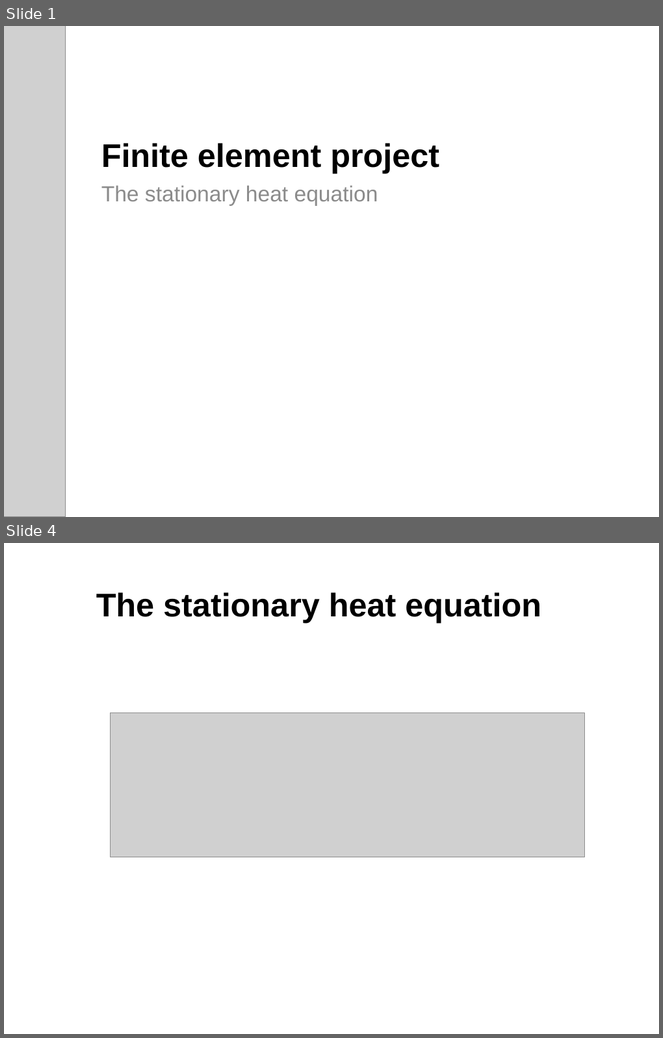
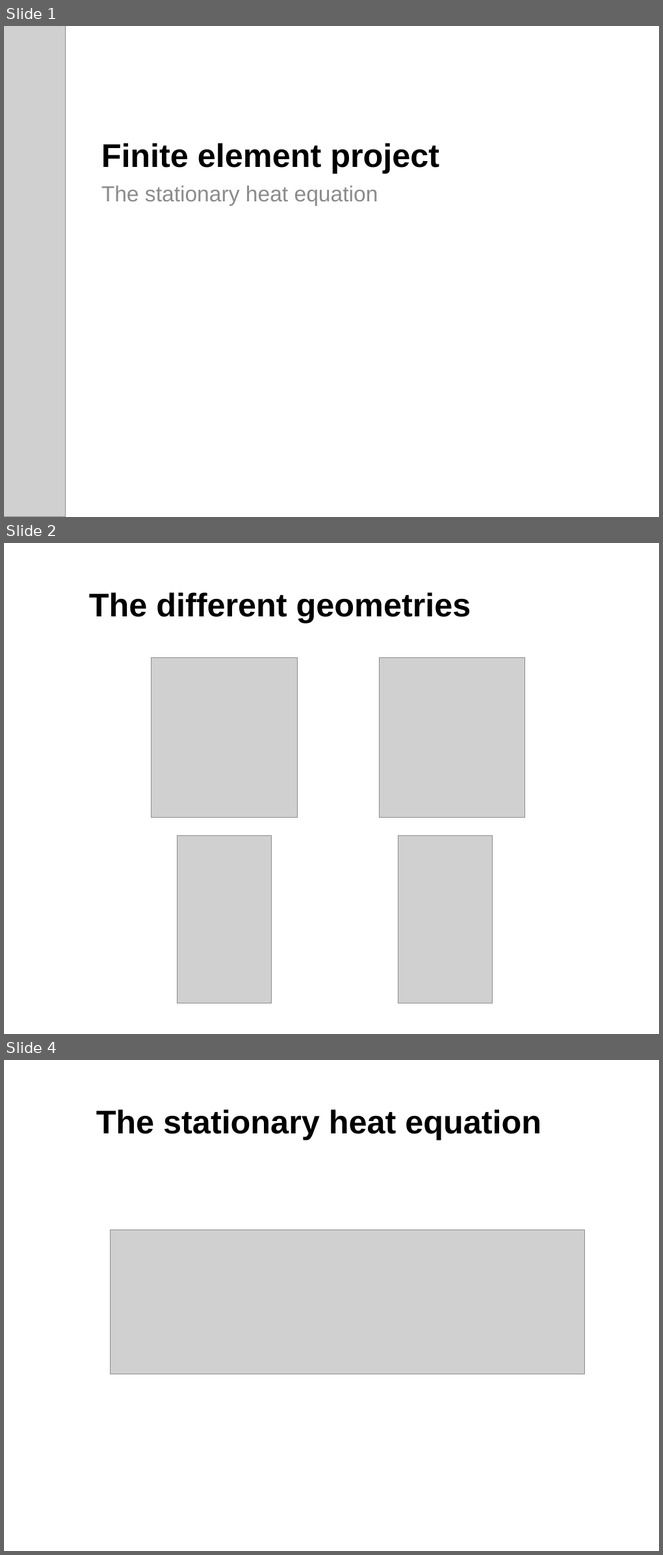
Before and after one commit to N3on1x/tma4220-project, a slide deck: presentation.pptx. Shown one above the other, each under a label of ours: slides 1 and 4 before the commit, slides 1, 2 and 4 after it; the slides between them are not shown. The pictures are 663x1038 and 663x1555 pixels, drawn with LibreOffice and Linux fonts; fonts in the diff are those of the drawing; grey boxes stand for pictures; background and template pictures are left out. Boxes give left, top, right and bottom in pixels: in the first picture for what was removed or moved away, otherwise in the second. Text is boxed around its words. In the diff, an @@ line names an element or a change of style, - is before the commit and + after.

Commit message:
yo

```diff
--- a/presentation.pptx
+++ b/presentation.pptx
@@ slide 2 added at (4, 543, 659, 1034), background #FFFFFF @@
@@ title added at (89, 592, 471, 623), 36 pt, text #000000, bold @@
+The different geometries
@@ picture added at (152, 657, 298, 817) @@
@@ picture added at (380, 657, 525, 817) @@
@@ picture added at (177, 836, 271, 1004) @@
@@ picture added at (399, 836, 493, 1004) @@
```
Also in this commit, not shown: 1 other slide added, 2 slides removed.
